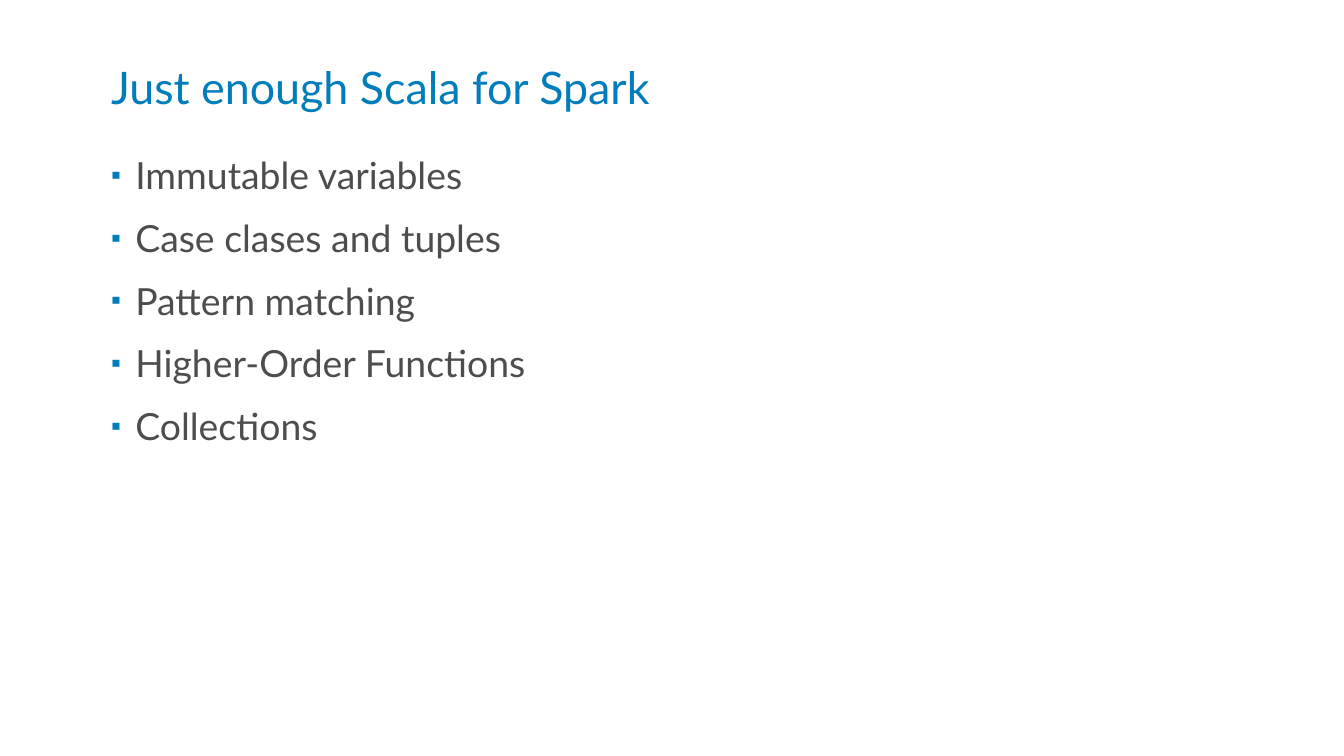
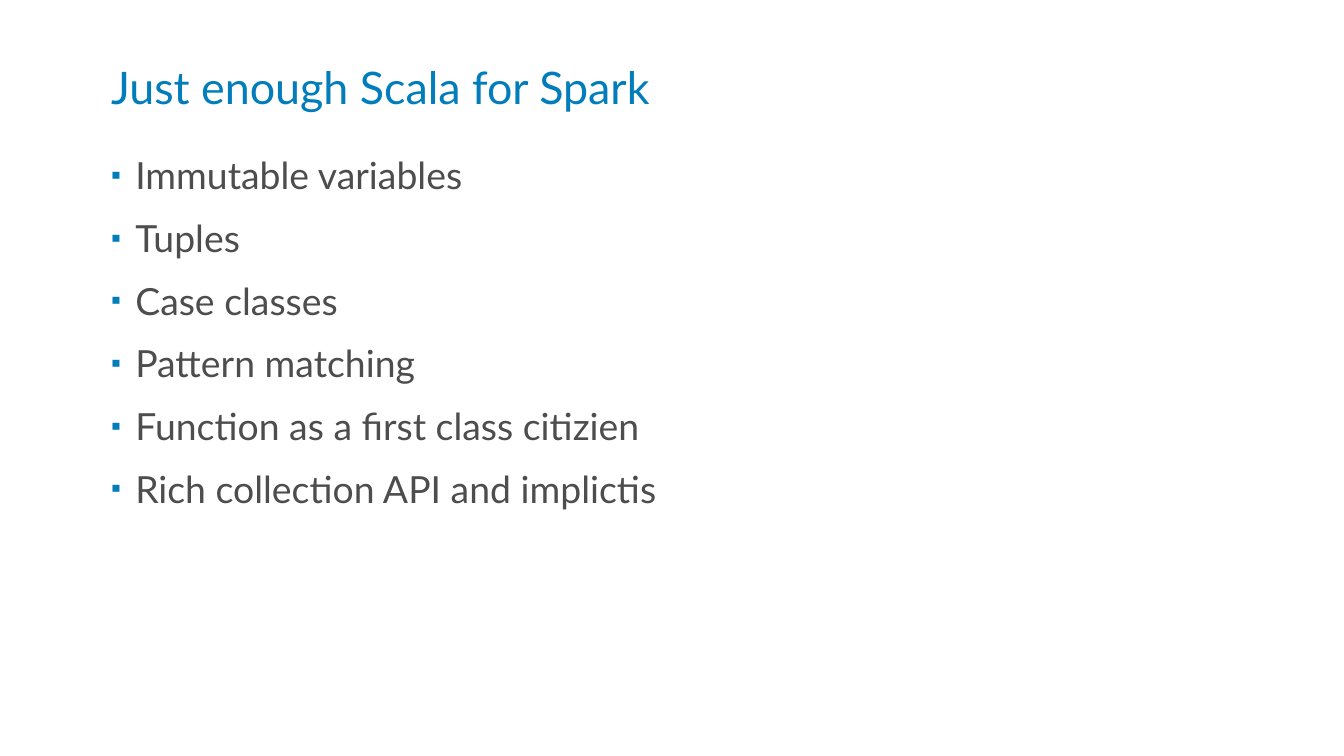
Before and after one commit to kstanaszek/SparkAndScalaInTandem, a slide deck: slide 15 of src/main/resources/slides.pptx. Drawn at 1344x756 pixels with LibreOffice and Linux fonts; fonts in the diff are those of the drawing. Boxes give left, top, right and bottom in pixels: in the first picture for what was removed or moved away, otherwise in the second. Text is boxed around its words. In the diff, an @@ line names an element or a change of style, - is before the commit and + after.

Commit message:
slides updated

```diff
--- a/src/main/resources/slides.pptx
+++ b/src/main/resources/slides.pptx
@@ text at bbox=[135, 224, 338, 316]: text changed @@
-▪ Case clases and tuples
+▪ Tuples
+▪ Case classes
@@ text at bbox=[135, 412, 656, 510]: text changed @@
-▪ Higher-Order Functions
-▪ Collections
+▪ Function as a first class citizien
+▪ Rich collection API and implictis
```
Also in this commit, not shown: 3 other slides changed.
